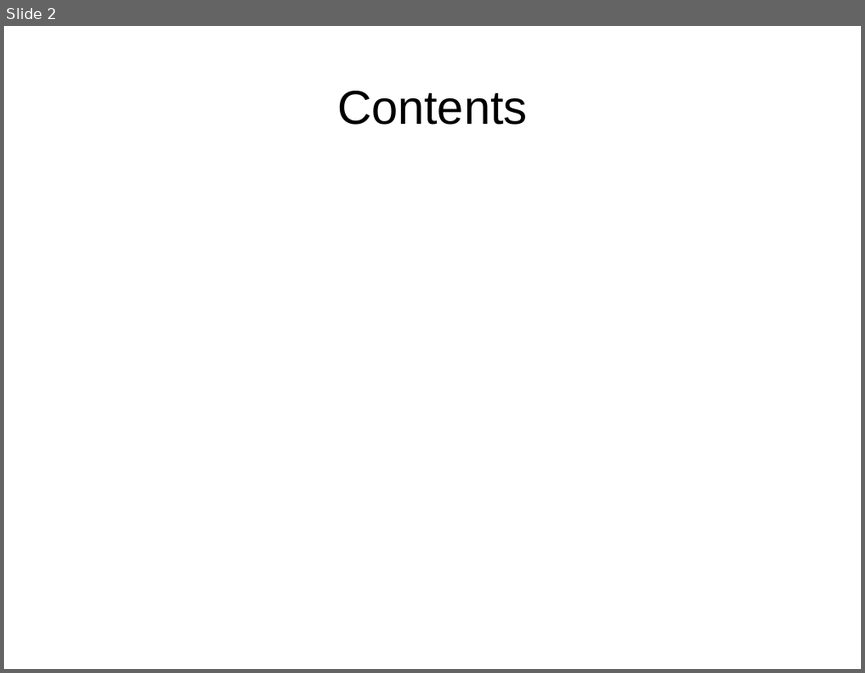
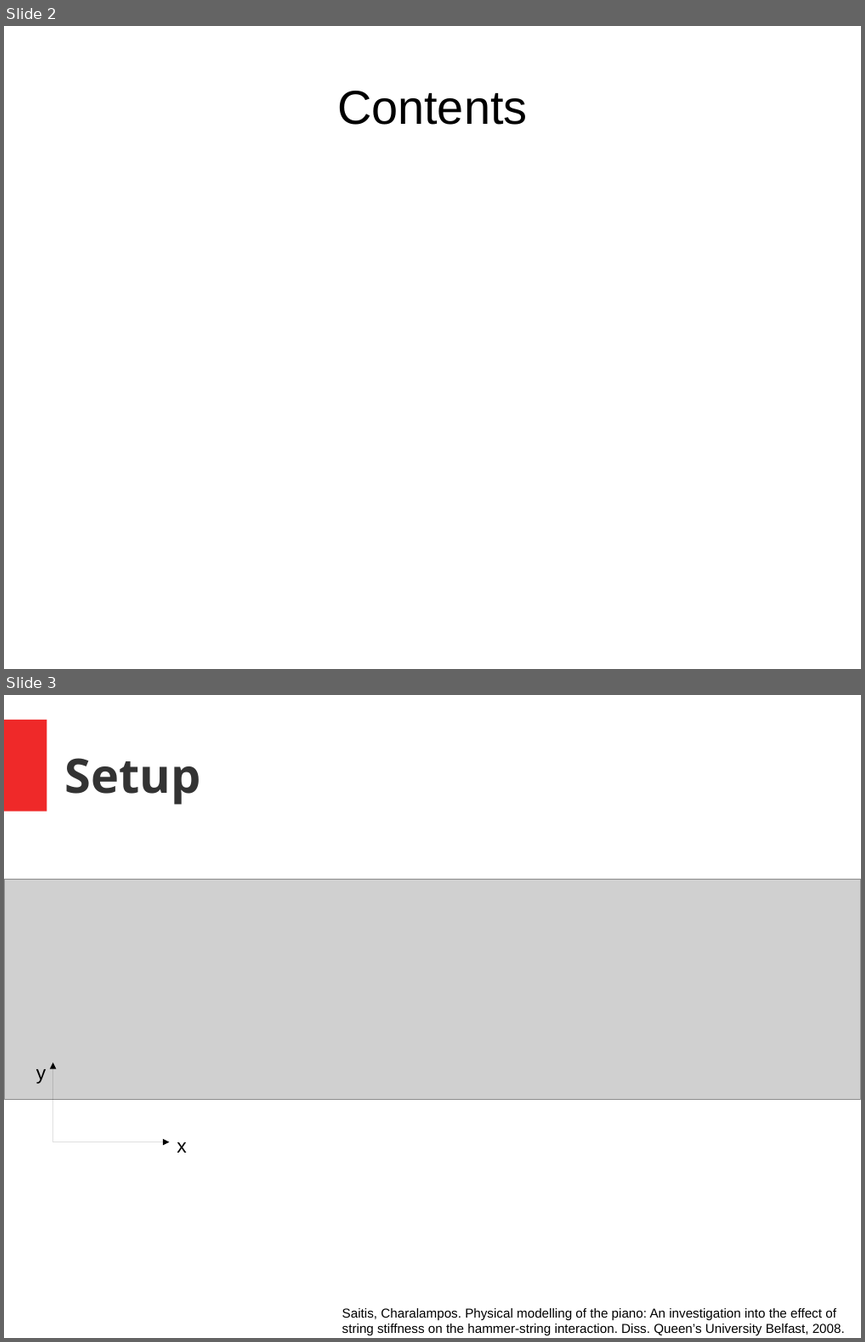
Before and after one commit to kianvde/PianoSimulation, a slide deck: presentation/Presentation ICCP.odp. Shown one above the other, each under a label of ours: slide 2 before the commit, slides 2 and 3 after it. The pictures are 865x673 and 865x1342 pixels, drawn with LibreOffice and Linux fonts; fonts in the diff are those of the drawing; grey boxes stand for pictures. Boxes give left, top, right and bottom in pixels: in the first picture for what was removed or moved away, otherwise in the second. Text is boxed around its words. In the diff, an @@ line names an element or a change of style, - is before the commit and + after.

```diff
--- a/presentation/Presentation ICCP.odp
+++ b/presentation/Presentation ICCP.odp
@@ slide 3 added at bbox=[4, 695, 861, 1338], background #FFFFFF @@
@@ rectangle added at bbox=[4, 719, 46, 811], fill #EF2929 @@
@@ title added at bbox=[65, 758, 201, 805], 44 pt, text #333333, bold @@
+Setup
@@ picture added at bbox=[4, 879, 861, 1099] @@
@@ text added at bbox=[36, 1069, 46, 1083], 18 pt, text #000000 @@
+y
@@ arrow added from (53, 1142) to (53, 1062), #000000 0 pt @@
@@ arrow added from (53, 1142) to (170, 1142), #000000 0 pt @@
@@ text added at bbox=[177, 1142, 186, 1152], 18 pt, text #000000 @@
+x
@@ text added at bbox=[342, 1308, 845, 1335], 12 pt, text #000000 @@
+Saitis, Charalampos. Physical modelling of the piano: An investigation into the effect of string stiffness on the hammer-string interaction. Diss. Queen’s University Belfast, 2008.
```
Also in this commit, not shown: 1 slide removed, 4 other files.
